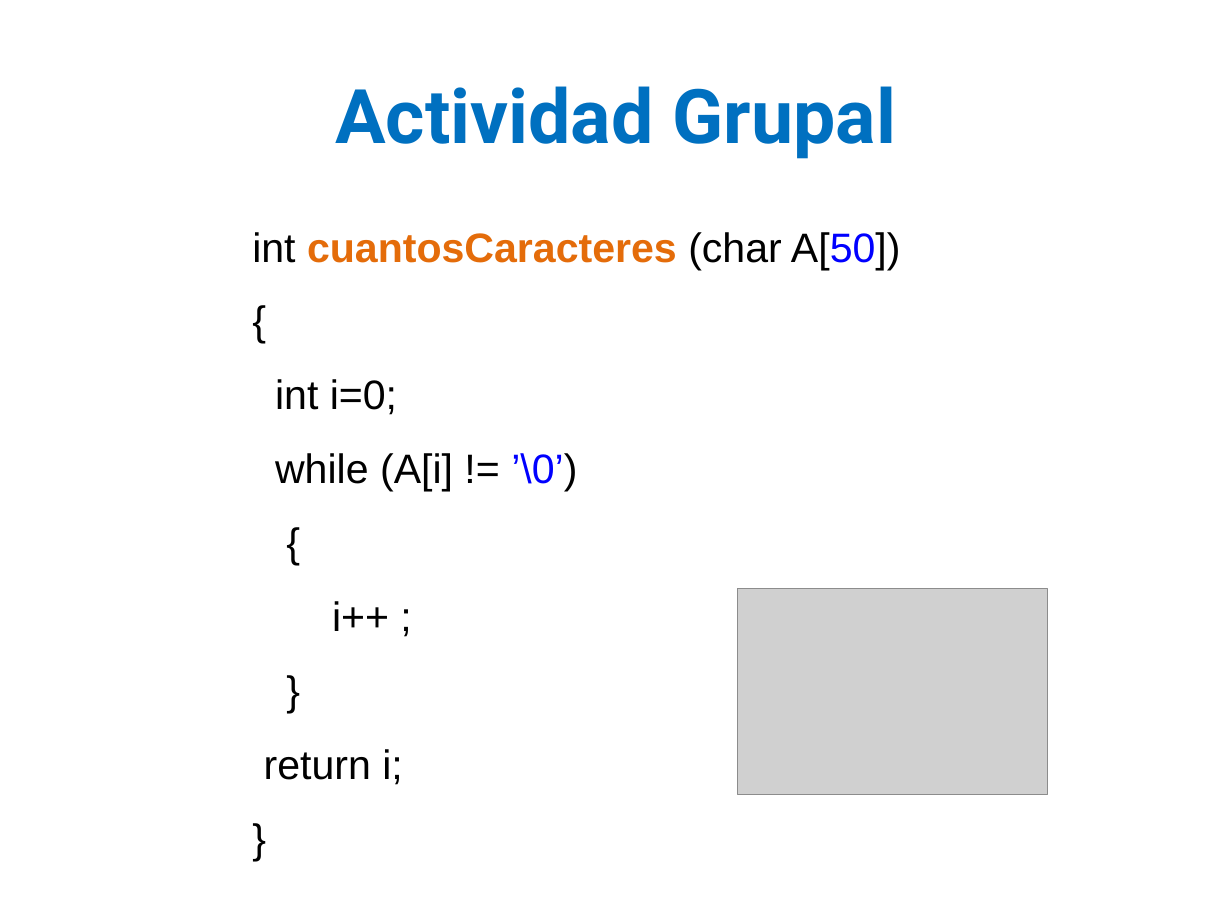
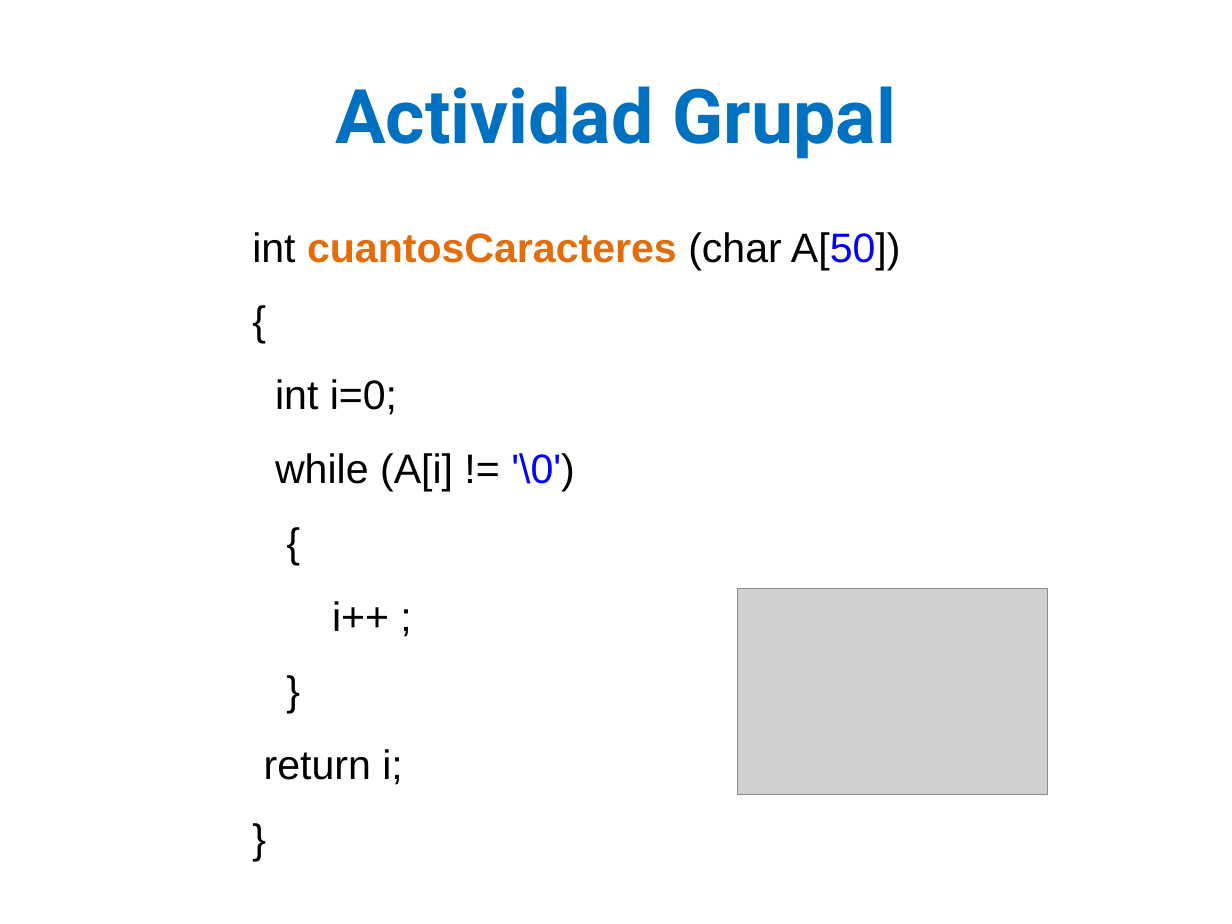
Before and after one commit to lizetheP/SolucionProblemas, a slide deck: slide 16 of CalendarioAgo20/Presentaciones/12_Cadenas.pptx. Drawn at 1232x924 pixels with LibreOffice and Linux fonts; fonts in the diff are those of the drawing; grey boxes stand for pictures. Boxes give left, top, right and bottom in pixels: in the first picture for what was removed or moved away, otherwise in the second. Text is boxed around its words. In the diff, an @@ line names an element or a change of style, - is before the commit and + after.

```diff
--- a/CalendarioAgo20/Presentaciones/12_Cadenas.pptx
+++ b/CalendarioAgo20/Presentaciones/12_Cadenas.pptx
@@ text at bbox=[275, 453, 575, 492]: text changed @@
-while (A[i] != ’\0’)
+while (A[i] != '\0')
```
Also in this commit, not shown: 10 other slides changed, 3 other files.
